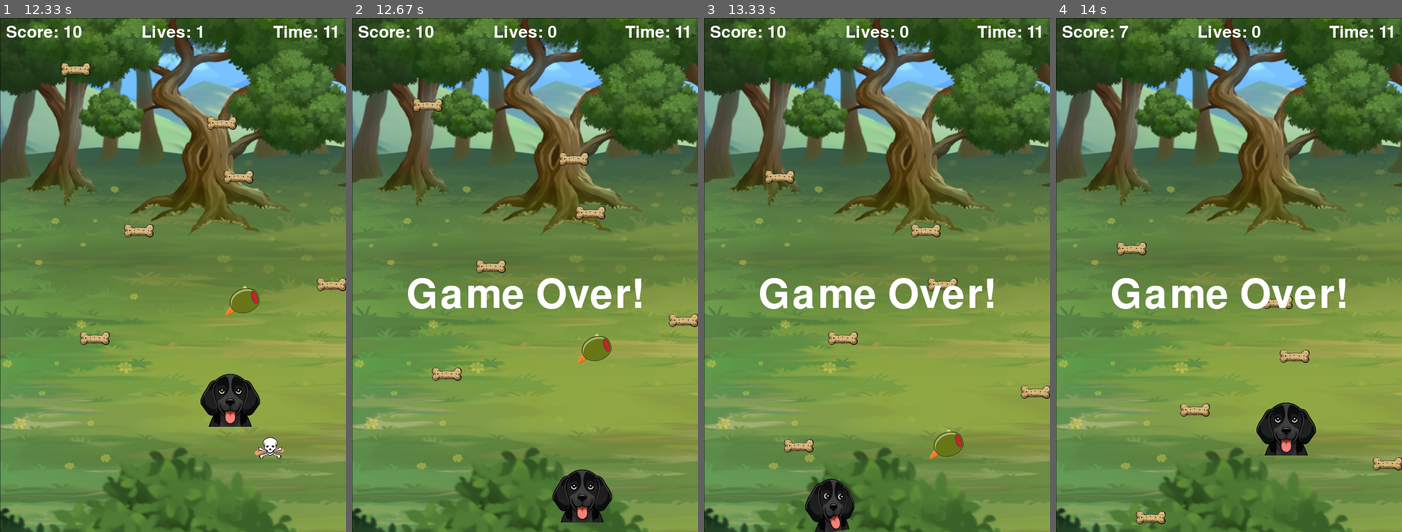
Above: before the commit, frames 1-4 (left to right).
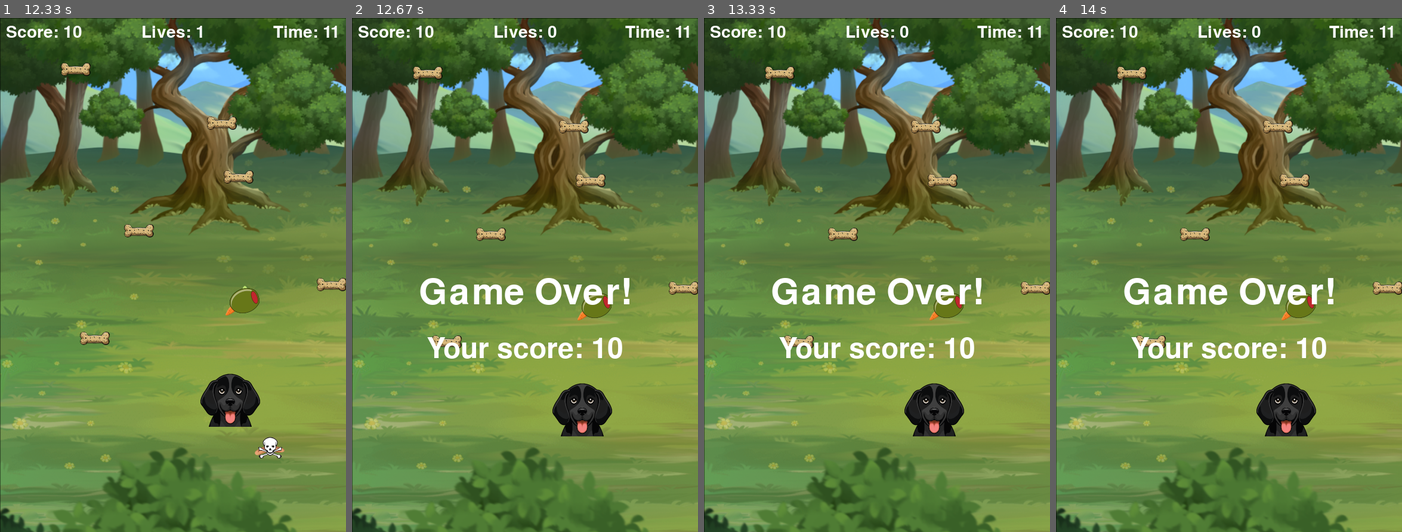
Above: after the commit, the same moments.

Repository: NNmaki/Bablos_Biscuit_Hunt
Game: pygame game, started from main.py
The game is run twice, just before and just after one commit, with the same random seed, the same clock (stepped at 60 frames per second) and the same inputs.
Inputs:
- Up to frame 1 (12.33 s): tap Space at 0.33 s; hold Left 0.67-1.2 s; hold Down 1.23-1.53 s; hold Up 2-2.37 s; hold Right 2.4-3.03 s; hold Down 3.07-3.43 s; hold Left 3.47-3.93 s; hold Right 3.97-4.43 s; hold Up 4.47-4.77 s; hold Right 4.8-5.27 s; hold Left 5.3-5.83 s; hold Down 5.87-6.17 s; hold Left 6.2-6.6 s; hold Up 6.63-7 s; hold Right 7.03-7.67 s; hold Down 7.7-8.07 s; hold Left 8.1-8.57 s; hold Right 8.6-9.07 s; hold Up 9.1-9.4 s; hold Right 9.43-9.9 s; hold Left 9.93-10.47 s; hold Down 10.5-10.8 s; hold Left 10.83-11.23 s; hold Up 11.27-11.63 s; hold Right 11.67-12.3 s
- Up to frame 2 (12.67 s): hold Down from 12.33 s (still down)
- Up to frame 3 (13.33 s): release Down at 12.7 s; hold Left 12.73-13.2 s; hold Right from 13.23 s (still down)
- Up to frame 4 (14 s): release Right at 13.7 s; hold Up from 13.73 s (still down)

Frame 1 is identical in both runs. In frame 2, 7.9% of the frame differs, in the area x 16-100%, y 9-99%; in frame 3, 7.7%; in frame 4, 6.5%.

Commit message:
Some cleanup and finishing

Diff:
--- a/main.py
+++ b/main.py
@@ -71,12 +71,16 @@
 # Load sounds
 bark_sound = pygame.mixer.Sound(resource_path("sounds/bark.wav"))
 barktwice_sound = pygame.mixer.Sound(resource_path("sounds/barktwice.wav"))
+lost_sound = pygame.mixer.Sound(resource_path("sounds/lost.wav"))
+wrong_sound = pygame.mixer.Sound(resource_path("sounds/wrong.wav"))
+gameover_sound = pygame.mixer.Sound(resource_path("sounds/gameover.wav"))
 pygame.mixer.music.load(resource_path("music/biscuithunt.mp3"))
 pygame.mixer.music.load(resource_path("music/menumusic.mp3"))
 
 # Set fonts
 font = pygame.font.SysFont(None, 42)
-font_game_over = pygame.font.SysFont(None, 100)
+font_game_over = pygame.font.SysFont(None, 90)
+font_game_over_score = pygame.font.SysFont(None, 70)
 
 # Set timers
 clock = pygame.time.Clock()
@@ -116,6 +120,9 @@
     if over:
         game_over_text = font_game_over.render("Game Over!", True, (255, 255, 255))
         screen.blit(game_over_text, (WIDTH // 2 - game_over_text.get_width() // 2, HEIGHT // 2))
+        game_over_score_text = font_game_over_score.render(f"Your score: {score}", True, (255, 255, 255))
+        screen.blit(game_over_score_text, (WIDTH // 2 - game_over_score_text.get_width() // 2, HEIGHT // 2 + 100))
+
 
 # Define function to draw start menu
 def draw_menu():
@@ -136,6 +143,9 @@
 def update():
     global over, score, lives
     keys = pygame.key.get_pressed()
+
+    if over:
+        return
 
     # Define Bablos moving
     if keys[K_LEFT] and dog_rect.left > 0:
@@ -156,6 +166,7 @@
             biscuits.remove(biscuit_rect)
             if lives > 0:
                 lives -= 1
+                lost_sound.play()
         if dog_rect.colliderect(biscuit_rect):
             biscuits.remove(biscuit_rect)
             score += 1
@@ -167,6 +178,7 @@
             carrots.remove(carrot_rect)
         if dog_rect.colliderect(carrot_rect):
             score -= 1
+            wrong_sound.play()
             carrots.remove(carrot_rect)
 
     for olive_rect in olives[:]:
@@ -175,6 +187,7 @@
             olives.remove(olive_rect)
         if dog_rect.colliderect(olive_rect):
             score -= 2
+            wrong_sound.play()
             olives.remove(olive_rect)
 
     for sausage_rect in sausages[:]:
@@ -183,12 +196,12 @@
             sausages.remove(sausage_rect)
         if dog_rect.colliderect(sausage_rect):
             lives = 0
+            wrong_sound.play()
             sausages.remove(sausage_rect)
             game_over()
 
     if lives <= 0 and not over:
-        barktwice_sound.play()
-        game_over()
+            game_over()
 
 def update_dog_image(direction):
     global dog
@@ -213,6 +226,7 @@
 def game_over():
     global over, in_menu
     over = True
+    gameover_sound.play()
     pygame.time.set_timer(biscuit_spawn_event, 0)
     pygame.time.set_timer(carrot_spawn_event, 0)
     pygame.time.set_timer(olive_spawn_event, 0)
@@ -301,7 +315,7 @@
         if not game_music_playing:
             pygame.mixer.music.load(resource_path("music/biscuithunt.mp3"))
             pygame.mixer.music.play(-1)
-            music_playing = True
+            game_music_playing = True
             menu_music_playing = False
 
     pygame.display.flip()
